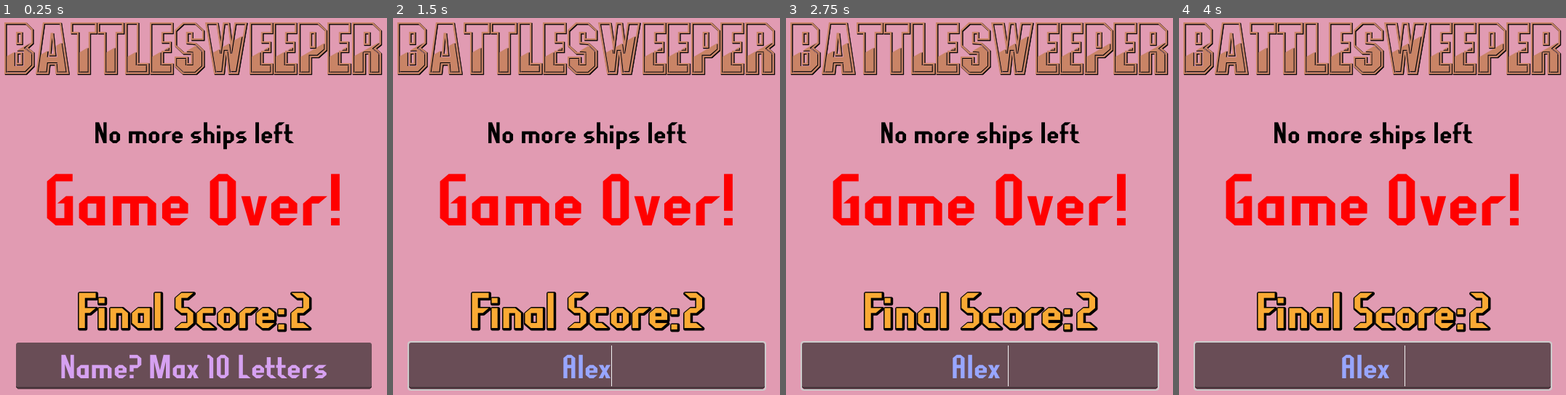
Above: before the commit, frames 1-4 (left to right).
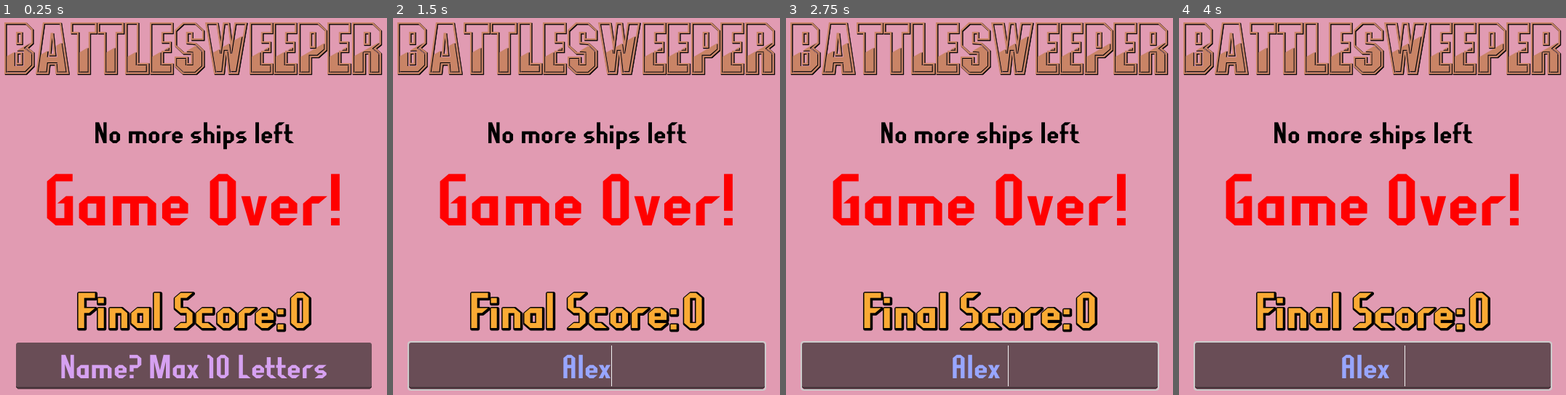
Above: after the commit, the same moments.

Repository: OverTimeChaos/BattleSweeper
Game: Godot game, scene res://Codes and Screens/OverScreen.tscn
Two runs of this game, one before a commit and one after it. Both use one fixed random seed, a clock stepped at 60 frames per second and the inputs below. This scene is started directly instead of the project's main scene.
Inputs (mouse positions are in pixels of both pictures, inside the frame that each line leads up to):
- Up to frame 1 (0.25 s): no input
- Up to frame 2 (1.5 s): click (586, 364) at 0.52 s; type "Alex" at 0.6 s; tap Enter (Enter) at 1.25, 1.35 s; move the mouse to (694, 187) at 1.27 s; click (694, 187) at 1.42 s
- Up to frame 3 (2.75 s): tap Space at 2 s; move the mouse to (882, 240) at 2.02 s; tap Enter (Enter) at 2.1 s; click (882, 240) at 2.17 s
- Up to frame 4 (4 s): tap Enter (Enter) at 2.75, 3.05, 3.8 s; move the mouse to (1422, 93) at 2.77 s; press the mouse at (1422, 93) at 2.78 s; tap Space at 3.5 s; move the mouse to (1349, 323) at 3.52 s; release the mouse at (1349, 323) at 3.53 s; right-click (1349, 323) at 3.6 s; click (1349, 323) at 3.67 s

The runs differ from the first frame. In frame 1, 1.5% of the frame differs, in the area x 19-81%, y 72-84%; in frame 2, 1.5%; in frame 3, 1.5%; in frame 4, 1.5%.
Error before the commit: Invalid access of index '4' on a base object of type: 'Array'. (res://Codes)
Error after the commit: Invalid access of index '-1' on a base object of type: 'Array'. (res://Codes)

Commit message:
Killer!!!

Diff:
--- a/Godot project/Codes and Screens/HUDOver.gd
+++ b/Godot project/Codes and Screens/HUDOver.gd
@@ -3,6 +3,7 @@
 var  passed = false
 var username
 var interacted = false
+var namenumber = 0
 # Called when the node enters the scene tree for the first time.
 func _ready():
 	$Bottom/HBoxContainer/Number.text = str(StandAlone.PlayerScore)
@@ -22,7 +23,7 @@
 			await get_tree().create_timer(1.0).timeout
 			$Bottom/error.text = ""
 		else:
-			cutoff = StandAlone.scores[4]
+			cutoff = StandAlone.scores[-1]
 			if StandAlone.PlayerScore < cutoff: #won't add player to score file if player score is under the lowest score
 				$Bottom/error.text = "Not Saved
 		Score lower then 5th highest score"
@@ -43,11 +44,20 @@
 
 func savingfile():
 	var config = ConfigFile.new()
+	var namenumber = 0
 	if username in StandAlone.usernames:
 		var playernum =StandAlone.usernames.find(username, 0) #find where the repeated name exists in config file
-		print (playernum)
-		config.set_value(StandAlone.usernames[playernum], "score", StandAlone.PlayerScore)
-		StandAlone.openfile()
+		config.set_value(StandAlone.sections[playernum], "score", StandAlone.PlayerScore)
+		for section in StandAlone.sections:
+			if section == StandAlone.sections[playernum]:
+				pass
+			else:
+				config.set_value(section, "player_name", StandAlone.usernames[namenumber])
+				config.set_value(section, "score", StandAlone.scores[namenumber])
+				namenumber += 1
+		config.save("user://scores.cfg")
+
+
 	else:
 		StandAlone.scoresandnames[username] = StandAlone.PlayerScore #puts them into a dictionary
 		StandAlone.scores.append (StandAlone.scoresandnames[username])  #puts the scores into an array
@@ -55,16 +65,10 @@
 
 
 		#Assign new top 5 scores
-		config.set_value("Player1", "player_name", StandAlone.usernames[0])
-		config.set_value("Player1", "score", StandAlone.scores[0])
-		config.set_value("Player2", "player_name", StandAlone.usernames[1])
-		config.set_value("Player2", "score", StandAlone.scores[1])
-		config.set_value("Player3", "player_name", StandAlone.usernames[2])
-		config.set_value("Player3", "score", StandAlone.scores[2])
-		config.set_value("Player4", "player_name", StandAlone.usernames[3])
-		config.set_value("Player4", "score", StandAlone.scores[3])
-		config.set_value("Player5", "player_name", StandAlone.usernames[4])
-		config.set_value("Player5", "score", StandAlone.scores[4])
+		for section in StandAlone.sections:
+			config.set_value(section, "player_name", StandAlone.usernames[namenumber])
+			config.set_value(section, "score", StandAlone.scores[namenumber])
+			namenumber += 1
 		config.save("user://scores.cfg")
 
 
--- a/Godot project/Codes and Screens/StandAlone.gd
+++ b/Godot project/Codes and Screens/StandAlone.gd
@@ -34,7 +34,7 @@
 var ShipPlacement = false
 
 #Variable used to save scores
-var PlayerScore = 2
+var PlayerScore = 0
 
 
 #tile variables
Not shown, changed: James Fan - Assessment 3_ Major Project.docx
Not shown, added: ~WRL0005.tmp
